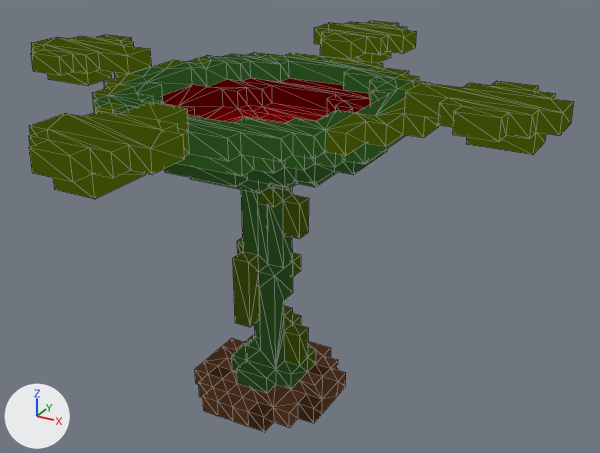
One commit to the glTF model Blender_Assets/Chum_Exports/chum6.glb: the scene before it, then after it.
Rendered twice from a 50 mm lens placed at (2.16, -3.56, 2.85), pointed at (0.14, 0.11, 1.02). The lights are fixed; the arrows at lower left show +X, +Y and +Z. Mesh edges are drawn as thin lines. Vertices at the same position are counted once.

Names of what the first picture shows: 'Untitled'.
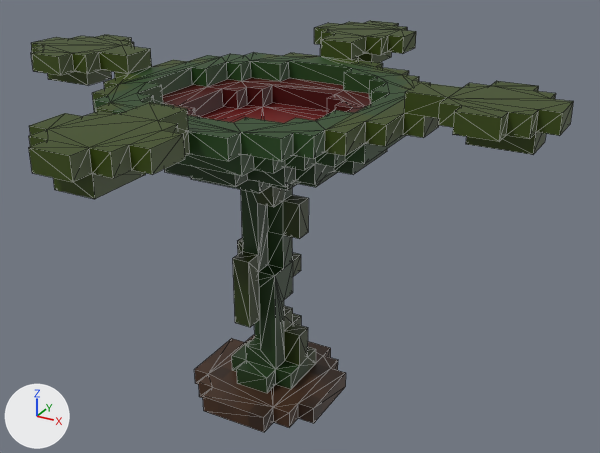
Where the change shows, as pixel boxes [x1, y1, x2, y2] in the pictures (600 x 453 px):
part 1 of me_untitled, deleted (brown): before [195, 335, 346, 432]
part 2 of me_untitled, deleted (green): before [96, 39, 439, 176]
part 3 of me_untitled, deleted: before [214, 105, 324, 207]
part 4 of me_untitled, deleted (green): before [283, 235, 301, 277]
part 5 of me_untitled, recoloured: [29, 21, 556, 413] in both

The change, as a list of edits to the scene's bpy script:
```text
Add img_chum_6_detach_color:
    img_chum_6_detach_color = load_image('chum_6_detach_Color', '_unpacked/chum_6_detach_Color', 48, 48, 'sRGB')
Add mat_chum_6_detach_material:
    mat_chum_6_detach_material = bpy.data.materials.new('chum_6_detach_Material')
    # uses the picture img_chum_6_detach_color
Change me_untitled:
    used by ob_untitled; location = (0.0, 0.0, 0.0)
    remove me_untitled.from_pydata(...)  # 800 vertices, 1584 faces; spans x -1.5..1.5, y -1.5..1.5, z 0.0..1.9
    add me_untitled.from_pydata(...)  # 667 vertices, 1348 faces; spans x -1.5..1.5, y -1.5..1.5, z 0.0..1.9
    me_untitled part 1: 75 vertices removed from x -0.4..0.4, y -0.4..0.4, z 0.0..0.1
    me_untitled part 2: 36 vertices removed from x -0.8..0.8, y -0.8..0.8, z 1.7..1.8
    me_untitled part 3: 19 vertices removed from x -0.2..0.2, y -0.2..0.2, z 1.3..1.6
    me_untitled part 4: 3 vertices removed from x -0.1..0.1, y -0.1..0.1, z 0.8
    me_untitled part 5: 319 faces spanning x -1.5..1.4, y -1.5..1.5, z 0.0..1.9 switch from mat_palette to mat_chum_6_detach_material
    me_untitled part 6: the surface is now shaded flat
```
